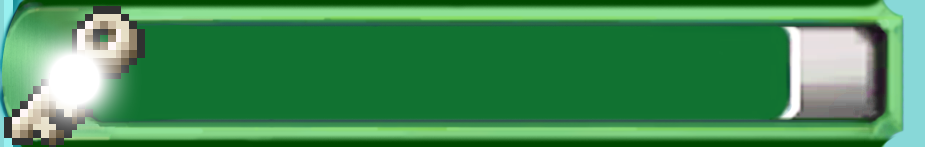
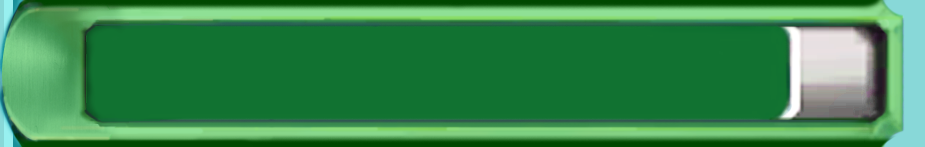
The second 925x147 image is a revision of the first. Changes to its layers:
hid "Layer 32" over [4, 6, 145, 147]
